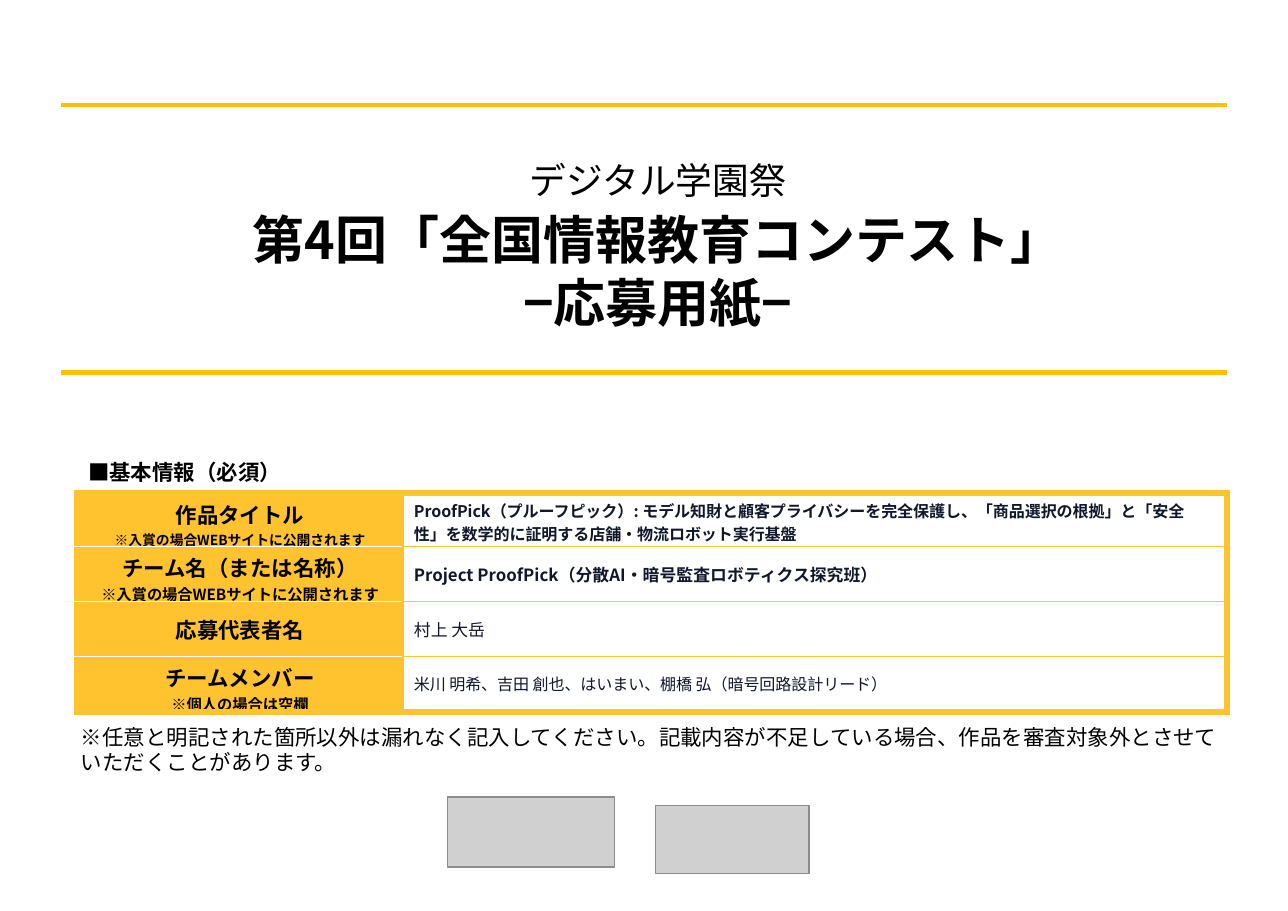
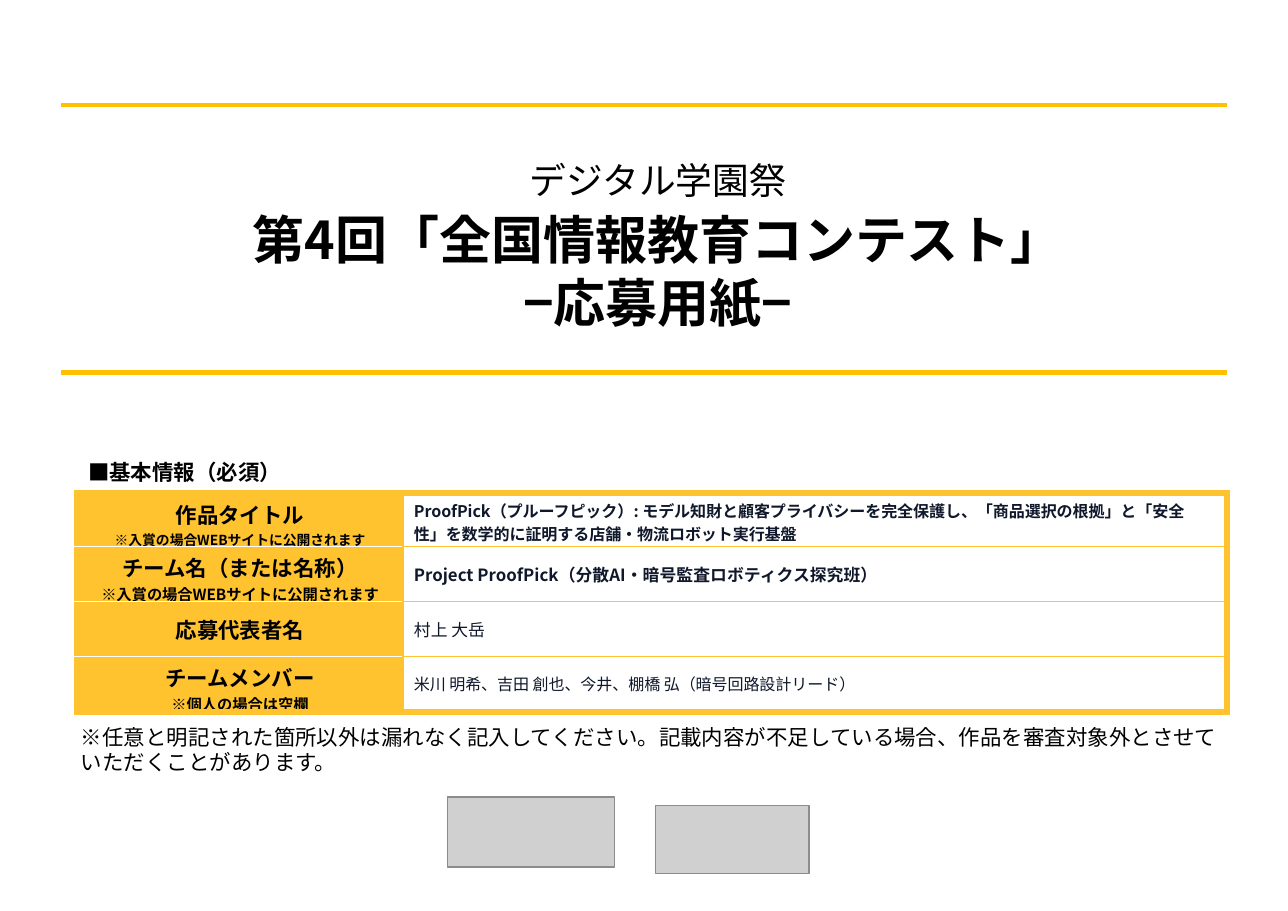
Before and after one commit to sururu-k/ProofPick, a slide deck: slide 1 of md/zenjyocon_entry_sheet_2026.pptx. Drawn at 1288x911 pixels with LibreOffice and Linux fonts; fonts in the diff are those of the drawing; grey boxes stand for pictures. Boxes give left, top, right and bottom in pixels: in the first picture for what was removed or moved away, otherwise in the second. Text is boxed around its words. In the diff, an @@ line names an element or a change of style, - is before the commit and + after.

```diff
--- a/md/zenjyocon_entry_sheet_2026.pptx
+++ b/md/zenjyocon_entry_sheet_2026.pptx
@@ table at (77,493,1227,854) @@
-row 4, column 2: 米川 明希、吉田 創也、はいまい、棚橋 弘（暗号回路設計リード）
+row 4, column 2: 米川 明希、吉田 創也、今井、棚橋 弘（暗号回路設計リード）
```
Also in this commit, not shown: 2 other slides changed, 1 other file.
